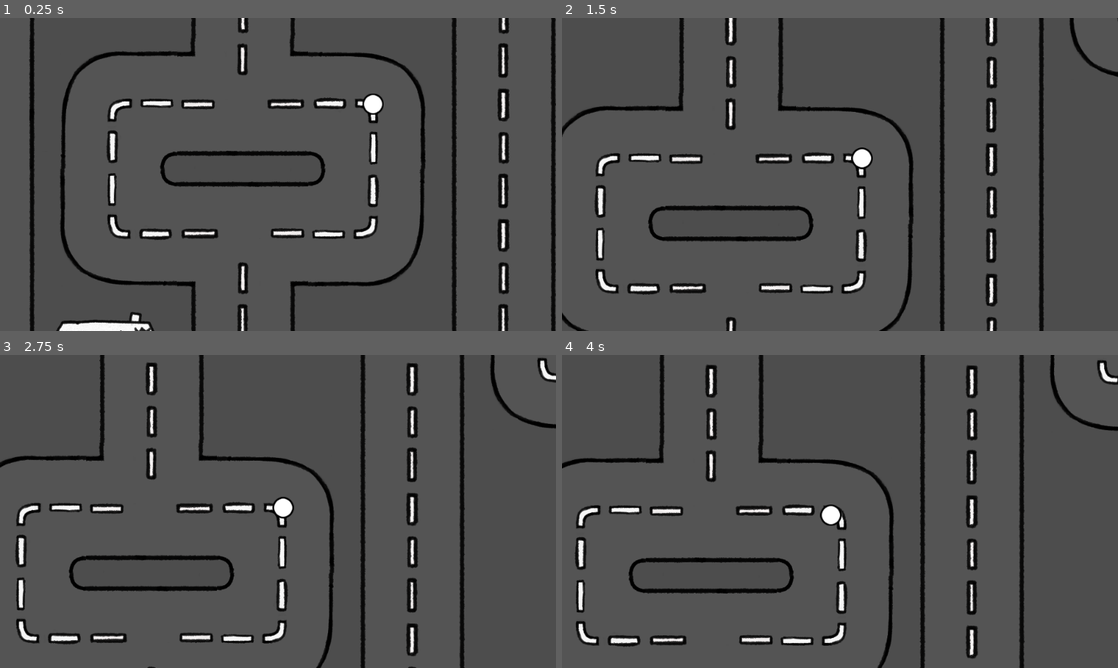
Above: before the commit, frames 1-4 (two rows, left to right).
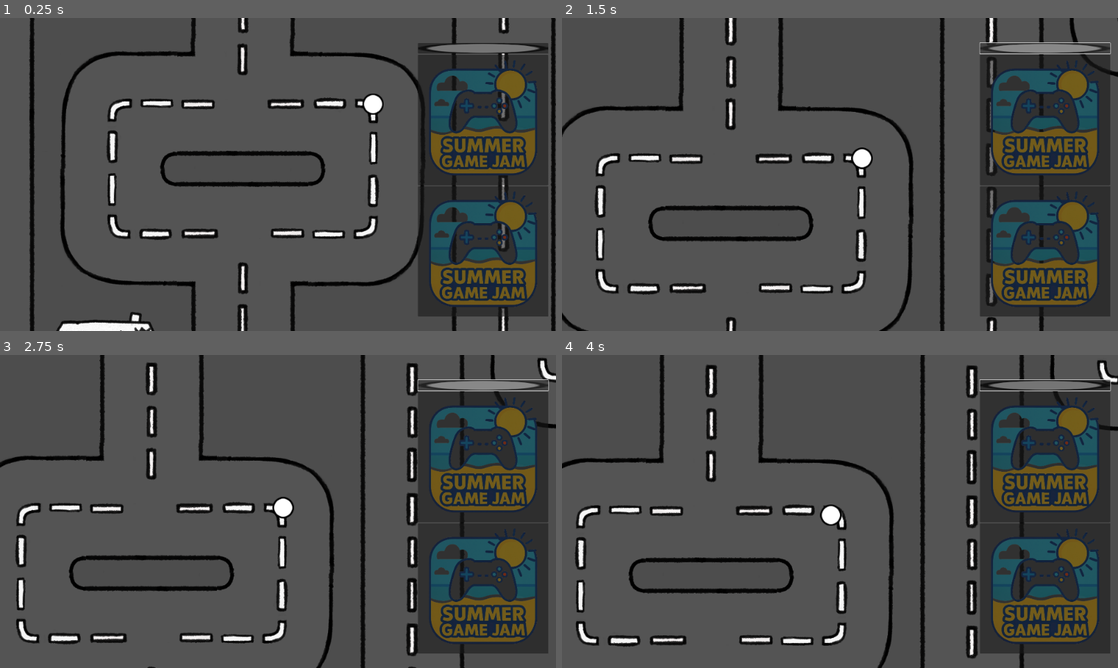
Above: after the commit, the same moments.

Repository: TheWrongUlraf/SummerGameJam2025
Game: Godot game, scene res://scenes/player_movement.tscn
The game is run twice, just before and just after one commit, with the same random seed, the same clock (stepped at 60 frames per second) and the same inputs. This scene is started directly instead of the project's main scene.
Inputs (mouse positions are in pixels of both pictures, inside the frame that each line leads up to):
- Up to frame 1 (0.25 s): no input
- Up to frame 2 (1.5 s): click (1045, 49) at 0.52 s; click (1045, 49) at 1.27 s
- Up to frame 3 (2.75 s): click (483, 386) at 2.02 s
- Up to frame 4 (4 s): move the mouse to (962, 495) at 2.77 s; click (962, 495) at 2.92 s; drag from (728, 527) to (812, 574) at 3.52 s

The runs differ from the first frame. In frame 1, 19% of the frame differs, in the area x 75-99%, y 8-96%; in frame 2, 19%; in frame 3, 20%; in frame 4, 20%, in the area x 75-99%, y 7-96%.

Commit message:
Added baseline for placing emojis

Diff:
--- /dev/null
+++ b/objects/InGameHUD.tscn
@@ -0,0 +1,46 @@
+[gd_scene load_steps=4 format=3 uid="uid://bd521iwor8mwl"]
+
+[ext_resource type="Script" uid="uid://et7sotnt142g" path="res://scripts/in_game_hud.gd" id="1_ay5hx"]
+[ext_resource type="PackedScene" uid="uid://cqqyraf663xg3" path="res://objects/ability_button.tscn" id="1_lwrg5"]
+[ext_resource type="Texture2D" uid="uid://bavxd6qmhd03i" path="res://assets/art/point.png" id="2_dflql"]
+
+[node name="InGameHud" type="Control"]
+layout_mode = 3
+anchors_preset = 15
+anchor_right = 1.0
+anchor_bottom = 1.0
+grow_horizontal = 2
+grow_vertical = 2
+size_flags_horizontal = 0
+script = ExtResource("1_ay5hx")
+
+[node name="RebelHud" type="Control" parent="."]
+layout_mode = 1
+anchors_preset = 15
+anchor_right = 1.0
+anchor_bottom = 1.0
+grow_horizontal = 2
+grow_vertical = 2
+
+[node name="HBoxContainer" type="HBoxContainer" parent="RebelHud"]
+layout_mode = 1
+anchors_preset = 15
+anchor_right = 1.0
+anchor_bottom = 1.0
+grow_horizontal = 2
+grow_vertical = 2
+alignment = 2
+
+[node name="VBoxContainer" type="VBoxContainer" parent="RebelHud/HBoxContainer"]
+layout_mode = 2
+size_flags_horizontal = 8
+
+[node name="Emoji1Button" parent="RebelHud/HBoxContainer/VBoxContainer" instance=ExtResource("1_lwrg5")]
+layout_mode = 2
+texture = ExtResource("2_dflql")
+
+[node name="Emoji2Button" parent="RebelHud/HBoxContainer/VBoxContainer" instance=ExtResource("1_lwrg5")]
+layout_mode = 2
+
+[node name="Emoji3Button" parent="RebelHud/HBoxContainer/VBoxContainer" instance=ExtResource("1_lwrg5")]
+layout_mode = 2
--- /dev/null
+++ b/objects/ability_button.tscn
@@ -0,0 +1,18 @@
+[gd_scene load_steps=3 format=3 uid="uid://cqqyraf663xg3"]
+
+[ext_resource type="Texture2D" uid="uid://csg5i8r0glb3o" path="res://assets/art/icon2025.png" id="1_qbmu0"]
+[ext_resource type="Script" uid="uid://cxucwk11l13tm" path="res://scripts/ability_button.gd" id="2_kxll0"]
+
+[node name="AbilityButton" type="TextureRect"]
+texture = ExtResource("1_qbmu0")
+script = ExtResource("2_kxll0")
+
+[node name="Button" type="Button" parent="."]
+layout_mode = 1
+anchors_preset = 15
+anchor_right = 1.0
+anchor_bottom = 1.0
+grow_horizontal = 2
+grow_vertical = 2
+
+[connection signal="pressed" from="Button" to="." method="_on_button_pressed"]
--- /dev/null
+++ b/objects/map_emoji.tscn
@@ -0,0 +1,3 @@
+[gd_scene format=3 uid="uid://msxf0e58g8sp"]
+
+[node name="MapEmoji" type="Node2D"]
--- a/player_info.gd
+++ b/player_info.gd
@@ -7,6 +7,7 @@
 var caught: bool = false
 var reveal_cooldown: float = 0
 var name:= "N/A"
+var last_placed_emoji_time: float = 0.0
 
 func _init(_player_id: int, _player_node: Node2D, _role: int, _name: String):
 	player_id = _player_id
--- a/scenes/player_movement.tscn
+++ b/scenes/player_movement.tscn
@@ -6,6 +6,7 @@
 [ext_resource type="Script" uid="uid://mpe2vbqnpdol" path="res://scripts/player_point.gd" id="3_tn4kn"]
 [ext_resource type="Script" uid="uid://da2tg6mt1yotk" path="res://scripts/button.gd" id="4_7ybod"]
 [ext_resource type="Texture2D" uid="uid://be2rcqygqcwu7" path="res://assets/art/button.png" id="4_fhu7s"]
+[ext_resource type="PackedScene" uid="uid://bd521iwor8mwl" path="res://objects/InGameHUD.tscn" id="7_5vuae"]
 
 [sub_resource type="CircleShape2D" id="CircleShape2D_tn4kn"]
 radius = 15.5081
@@ -49,4 +50,18 @@
 horizontal_alignment = 1
 vertical_alignment = 1
 
+[node name="CanvasLayer" type="CanvasLayer" parent="."]
+offset = Vector2(550, 180)
+scale = Vector2(0.3, 0.3)
+transform = Transform2D(0.3, 0, 0, 0.3, 550, 180)
+
+[node name="Control" type="Control" parent="CanvasLayer"]
+layout_mode = 3
+anchors_preset = 0
+offset_right = 40.0
+offset_bottom = 40.0
+
+[node name="InGameHud" parent="CanvasLayer/Control" instance=ExtResource("7_5vuae")]
+layout_mode = 1
+
 [connection signal="on_pressed" from="Camera2D/RevealButton" to="Camera2D/RevealButton" method="_on_reveal_clicked"]
--- a/scenes/server_game.gd
+++ b/scenes/server_game.gd
@@ -78,6 +78,20 @@
 		Lobby.team_wins(Lobby.ROLE_REBEL)
 
 
+func get_player_position(player_id):
+	if players.has(player_id):
+		return players.get(player_id).player_node.position
+	return Vector2(0.0 ,0.0)
+
+func can_player_place_emoji(player_id):
+	if players.has(player_id):
+		return players.get(player_id).last_placed_emoji_time + 10.0 > Time.get_unix_time_from_system()
+	return false
+
+func on_emoji_placed(player_id):
+	if players.has(player_id):
+		players.get(player_id).last_placed_emoji_time = Time.get_unix_time_from_system()
+
 func _process(delta: float) -> void:
 	for player_id in players:
 		var player : PlayerInfo = players[player_id]
--- /dev/null
+++ b/scripts/ability_button.gd
@@ -0,0 +1,6 @@
+extends TextureRect
+
+signal on_pressed
+
+func _on_button_pressed():
+	on_pressed.emit()
--- /dev/null
+++ b/scripts/in_game_hud.gd
@@ -0,0 +1,25 @@
+extends Control
+
+var map: NodePath
+
+
+func _ready():
+	$RebelHud/HBoxContainer/VBoxContainer/Emoji1Button.on_pressed.connect(_on_emoji1_pressed)
+	$RebelHud/HBoxContainer/VBoxContainer/Emoji2Button.on_pressed.connect(_on_emoji2_pressed)
+	$RebelHud/HBoxContainer/VBoxContainer/Emoji3Button.on_pressed.connect(_on_emoji3_pressed)
+
+
+func _on_emoji1_pressed():
+	_place_emoji_on_map(0)
+
+
+func _on_emoji2_pressed():
+	_place_emoji_on_map(1)
+
+
+func _on_emoji3_pressed():
+	_place_emoji_on_map(2)
+
+
+func _place_emoji_on_map(index):
+	Lobby.server_place_emoji_on_map.rpc_id(1, multiplayer.get_unique_id(), index)
--- a/scripts/lobby.gd
+++ b/scripts/lobby.gd
@@ -23,6 +23,7 @@
 signal client_on_connection_error
 signal client_on_disconnected
 signal client_on_game_started
+signal client_on_player_put_emoji
 
 class LobbyPlayerInfo:
 	var Id: int
@@ -223,6 +224,21 @@
 		game_scene.reveal(sender_id)
 
 
+@rpc("any_peer", "call_remote", "reliable")
+func server_place_emoji_on_map(sender_id, index):
+	if game_scene == null:
+		return
+
+	if game_scene.can_player_place_emoji(sender_id):
+		_client_place_emoji_on_map.rpc(game_scene.get_player_position(sender_id), index)
+		game_scene.on_emoji_placed(sender_id)
+
+
+@rpc("call_remote", "reliable")
+func _client_place_emoji_on_map(position, index):
+	client_on_player_put_emoji.emit(position, index)
+
+
 func get_player_info(id):
 	for player in players_in_lobby:
 		var player_info = (player as LobbyPlayerInfo)
--- /dev/null
+++ b/scripts/map.gd
@@ -0,0 +1,12 @@
+extends Sprite2D
+
+var emoji_scene = preload("res://objects/map_emoji.tscn")
+
+func _ready():
+	Lobby.client_on_player_put_emoji.connect(_on_player_put_emoji)
+
+
+func _on_player_put_emoji(location, index):
+	var new_emoji = emoji_scene.instantiate()
+	new_emoji.position = location
+	$Emojis.add_child(new_emoji)
--- a/scripts/player_point.gd
+++ b/scripts/player_point.gd
@@ -43,13 +43,13 @@
 
 	var normalized_viewport := get_viewport().get_canvas_transform().affine_inverse()*get_viewport_rect()
 	normalized_viewport.position = target_camera_pos - normalized_viewport.size/2
-	var map_half_width = 5000 / 2
-	var map_half_height = 5000 / 2
+	var map_half_width = 5000 / 2.0
+	var map_half_height = 5000 / 2.0
 
 	target_camera_pos.x = clamp(
 		target_camera_pos.x,
-		map.position.x - map_half_width,
-		map.position.x + map_half_width
+		map.position.x - int(map_half_width),
+		map.position.x + int(map_half_width)
 	)
 	target_camera_pos.y = clamp(
 		target_camera_pos.y,
--- a/scripts/road.gd
+++ b/scripts/road.gd
@@ -29,7 +29,7 @@
 		return _rotation_internal
 
 func get_enum_name(value: int) -> String:
-	for name in RoadType.keys():
-		if RoadType[name] == value:
-			return name
+	for player_name in RoadType.keys():
+		if RoadType[player_name] == value:
+			return player_name
 	return "Unknown"
Not shown: 1 places in scenes/player_movement.tscn that only renumber resources
Not shown, added: scripts/ability_button.gd.uid
Not shown, added: scripts/in_game_hud.gd.uid
Not shown, added: scripts/map.gd.uid
